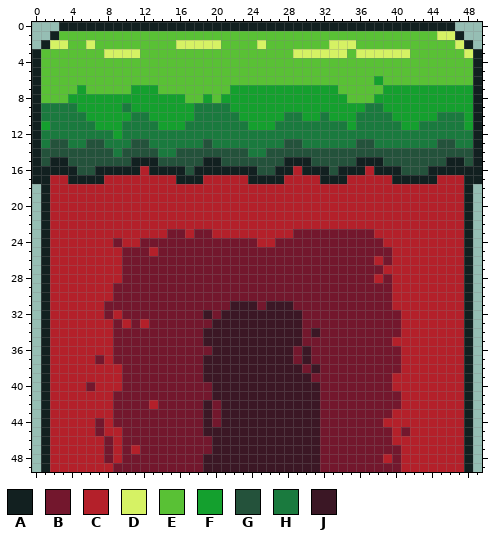
One commit to this pixel-art file: assets/images/walls/ground-pilar-top.aseprite. Above is the file before it was changed.
50x50 pixels, 1 frame.
Palette (. is transparent): A #122020  B #73172d  C #b4202a  D #d6f264  E #59c135  F #14a02e  G #24523b  H #1a7a3e  J #3b1725
New version:
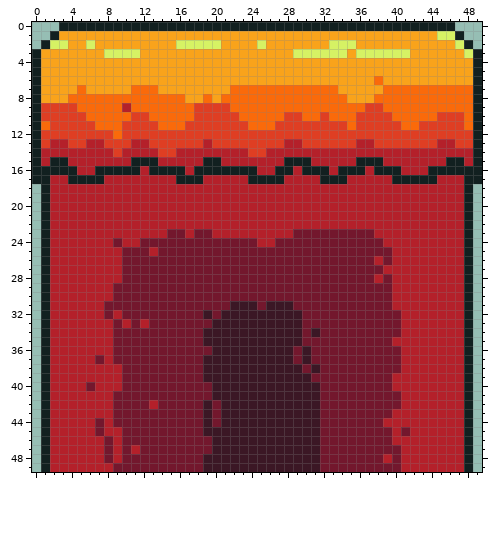
Diff:
colour E: #59c135 -> #f9a31b
colour F: #14a02e -> #fa6a0a
colour H: #1a7a3e -> #df3e23
y 9: x 10 H -> C
y 13: x 2..3 GG -> CC; x 6..7 GG -> CC; x 11..12 GG -> CC; x 19 G -> C; x 28..29 GG -> CC; x 36..37 GG -> CC; x 45..46 GG -> CC
y 14: x 1..8 GGGGGGGG -> CCCCCCCC; x 10..13 GGGG -> CCCC; x 16..23 GGGGGGGG -> CCCCCCCC; x 26..48 GGGGGGGGGGGGGGGGGGGGGGG -> CCCCCCCCCCCCCCCCCCCCCCC
y 15: x 1 G -> C; x 4..10 GGGGGGG -> CCCCCCC; x 14..18 GGGGG -> CCCCC; x 21..27 GGGGGGG -> CCCCCCC; x 31..35 GGGGG -> CCCCC; x 39..45 GGGGGGG -> CCCCCCC; x 48 G -> C
y 16: x 5..6 GG -> CC; x 17 G -> C; x 25..26 GG -> CC; x 33 G -> C; x 41..43 GGG -> CCC
Changed places in both pictures, as pixel boxes (x1, y1, x2, y2):
changed: (41, 31, 473, 175)
